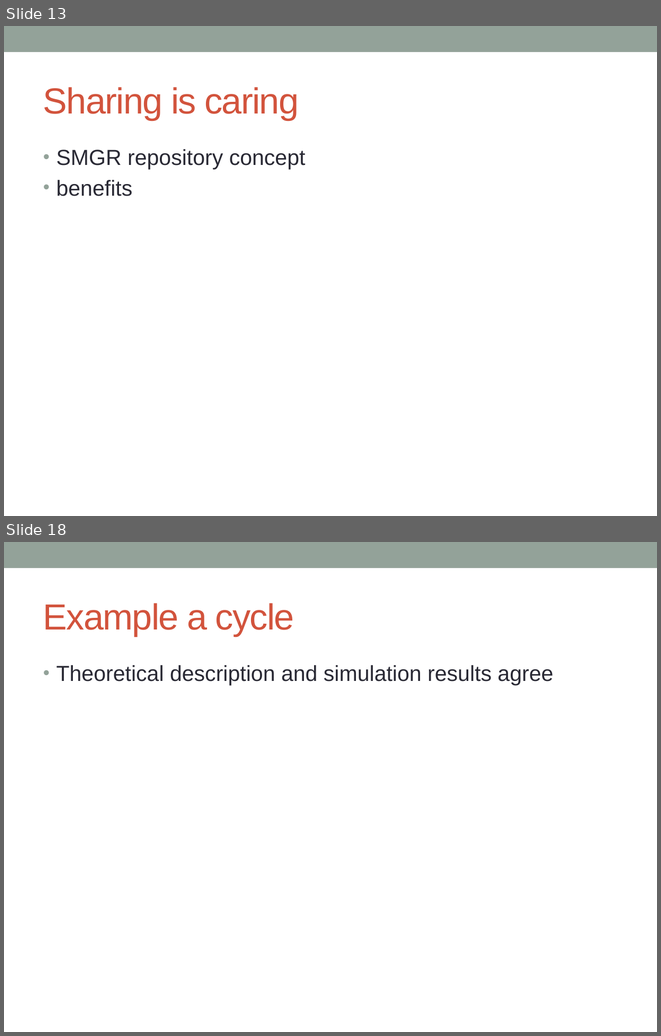
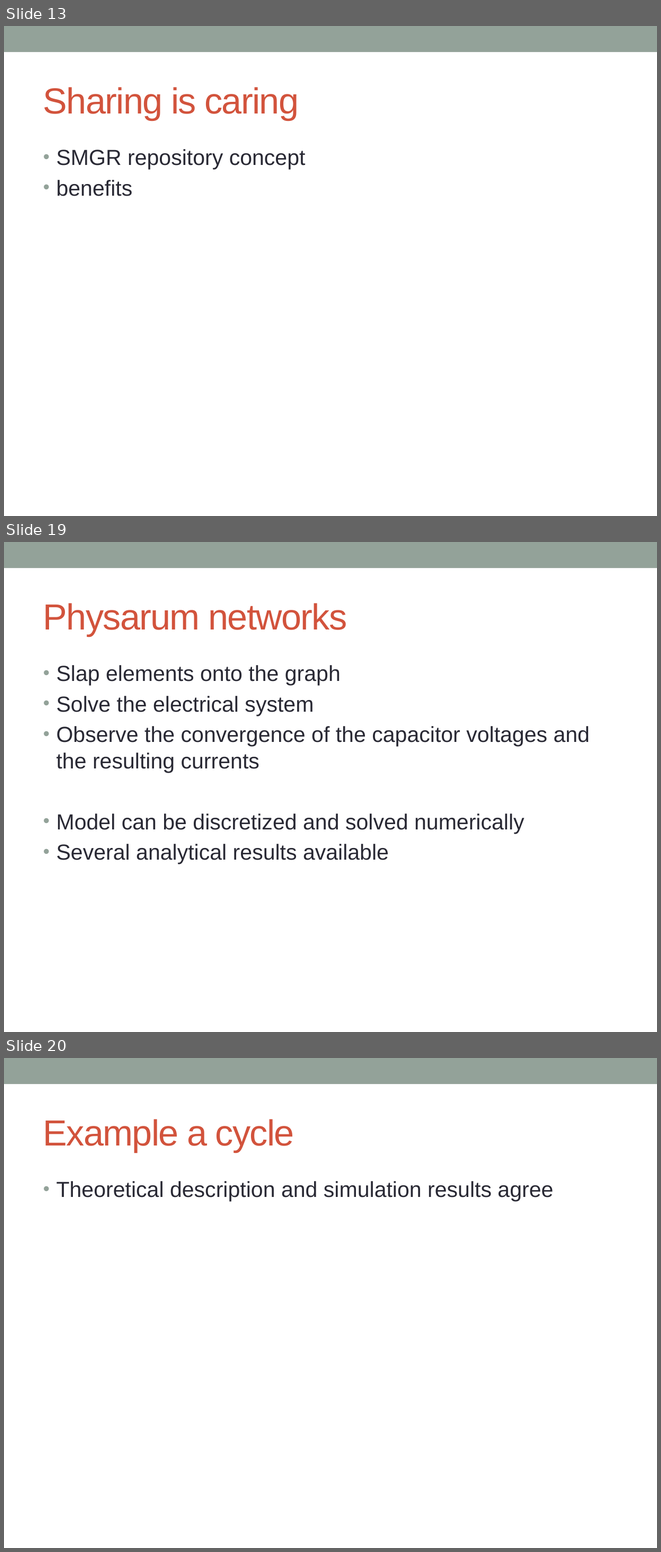
Before and after one commit to 05dirnbe/defense, a slide deck: draft.pptx. Shown one above the other, each under a label of ours: slides 13 and 18 before the commit, slides 13, 19 and 20 after it; the slides between them are not shown. The pictures are 661x1036 and 661x1552 pixels, drawn with LibreOffice and Linux fonts; fonts in the diff are those of the drawing. Boxes give left, top, right and bottom in pixels: in the first picture for what was removed or moved away, otherwise in the second. Text is boxed around its words. In the diff, an @@ line names an element or a change of style, - is before the commit and + after.

```diff
--- a/draft.pptx
+++ b/draft.pptx
@@ slide 19 added at [4, 542, 657, 1032], background #FFFFFF; not listed: 1 template element that a slide beside it also shows @@
@@ title added at [43, 603, 347, 636], 40 pt, text #D2533C @@
+Physarum networks
@@ text added at [56, 665, 590, 864], 24 pt, text #292934 @@
+• Slap elements onto the graph
+• Solve the electrical system
+• Observe the convergence of the capacitor voltages and the resulting currents
+• Model can be discretized and solved numerically
+• Several analytical results available
@@ what was slide 18 is now slide 20 @@
```
Also in this commit, not shown: 3 slides changed, 3 other slides added, 1 slide removed.
